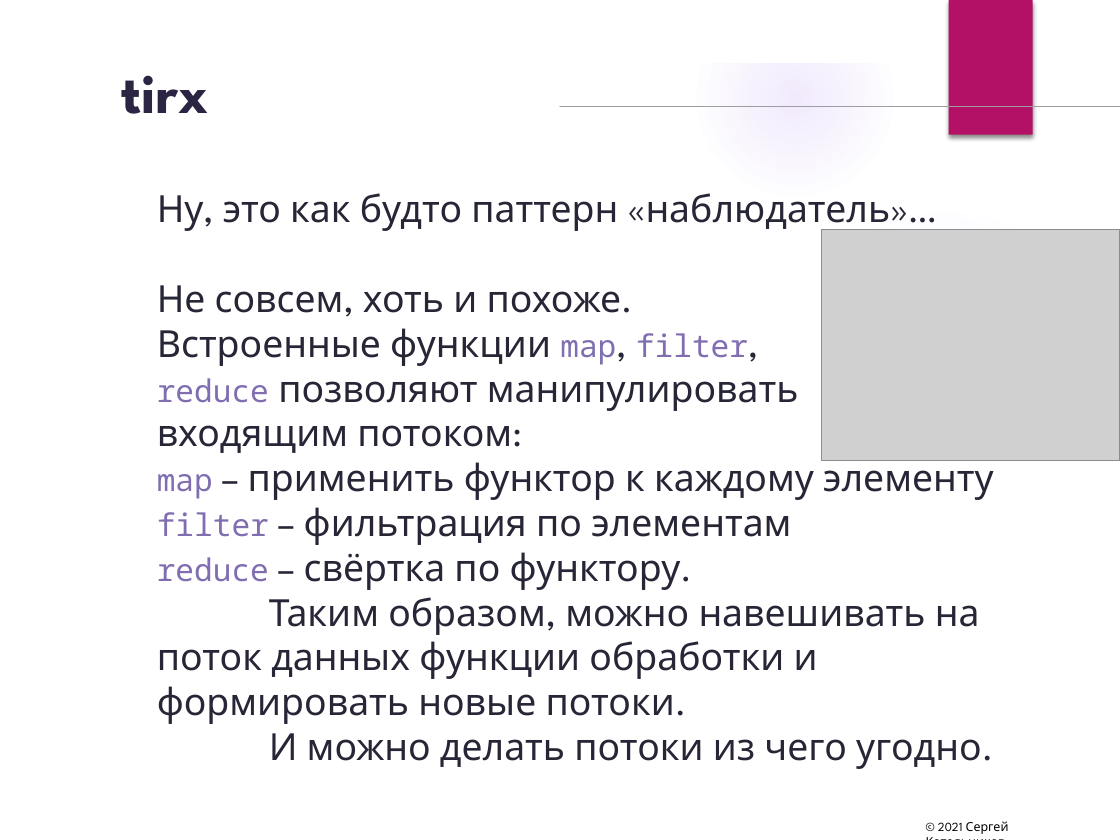
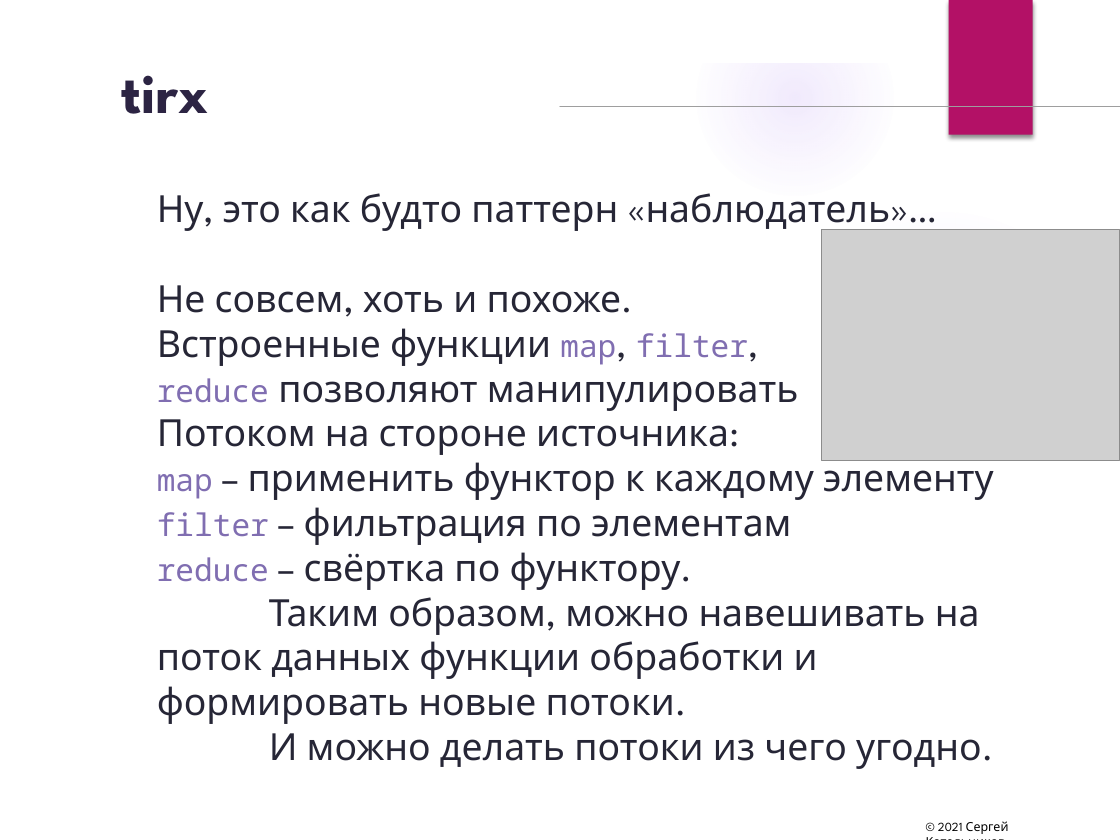
Before and after one commit to sergrt/tirx-example, a slide deck: slide 65 of rx_presentation.pptx. Drawn at 1120x840 pixels with LibreOffice and Linux fonts; fonts in the diff are those of the drawing; grey boxes stand for pictures; background and template pictures are left out. Boxes give left, top, right and bottom in pixels: in the first picture for what was removed or moved away, otherwise in the second. Text is boxed around its words. In the diff, an @@ line names an element or a change of style, - is before the commit and + after.

Commit message:
Some fixes to presentation

```diff
--- a/rx_presentation.pptx
+++ b/rx_presentation.pptx
@@ text at [157, 419, 729, 455]: text changed @@
-входящим потоком:
+Потоком на стороне источника:
```
